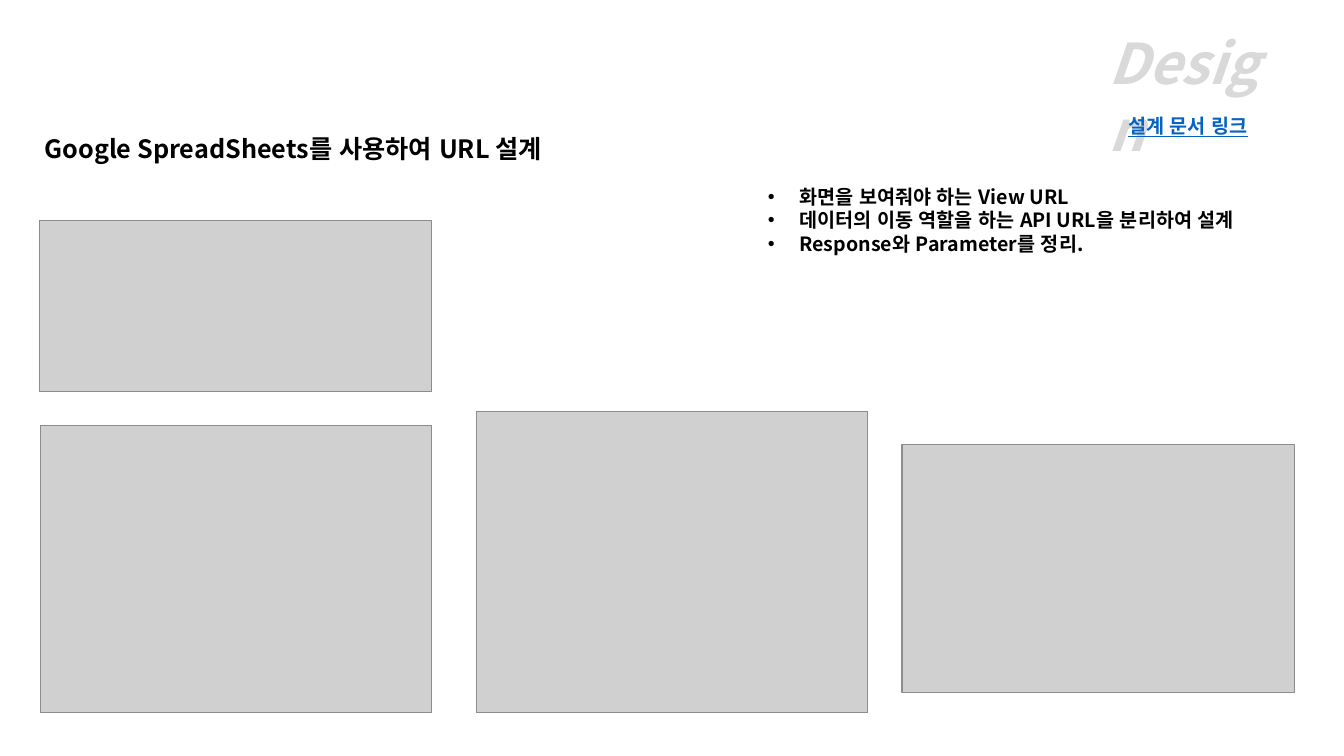
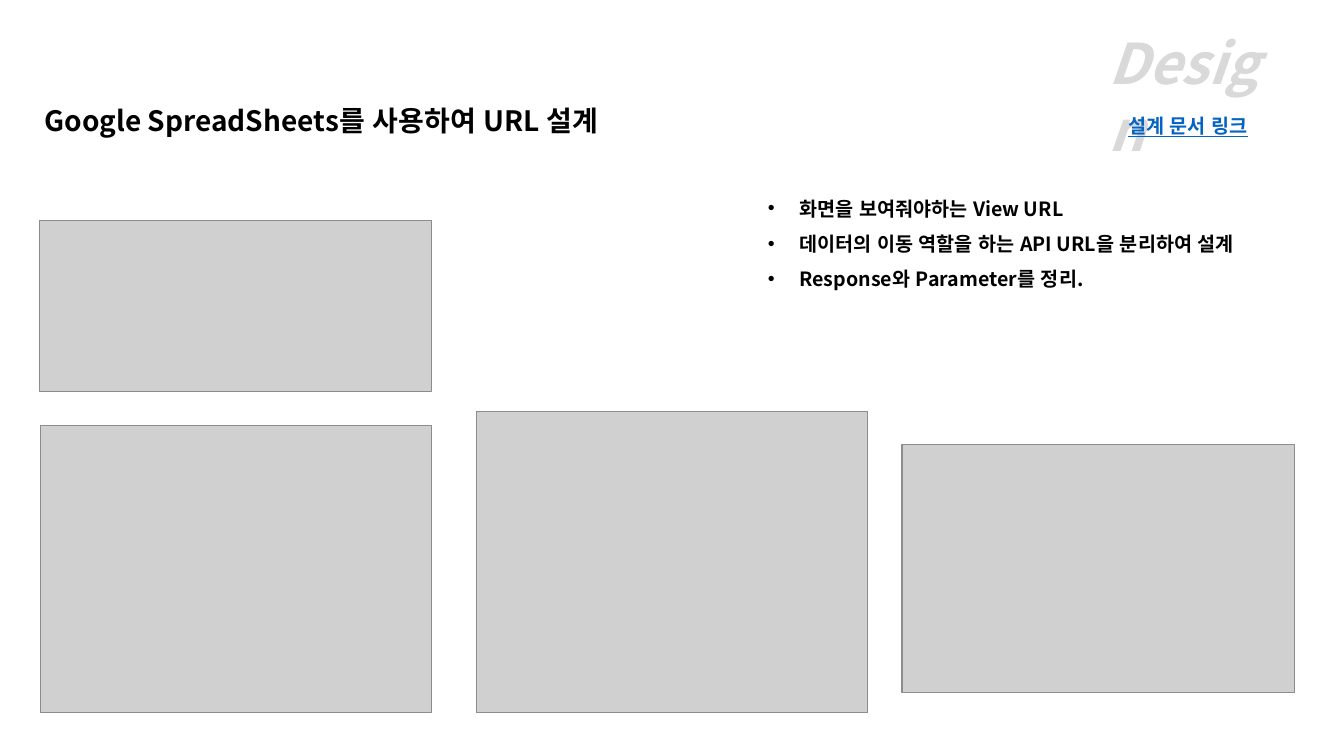
Before and after one commit to jhb0430/nunubooks, a slide deck: slide 6 of nunubooks 포트폴리오.pptx. Drawn at 1344x756 pixels with LibreOffice and Linux fonts; fonts in the diff are those of the drawing; grey boxes stand for pictures. Boxes give left, top, right and bottom in pixels: in the first picture for what was removed or moved away, otherwise in the second. Text is boxed around its words. In the diff, an @@ line names an element or a change of style, - is before the commit and + after.

```diff
--- a/nunubooks 포트폴리오.pptx
+++ b/nunubooks 포트폴리오.pptx
@@ text "Google SpreadSheets를 사용하여 URL 설계": place and size @@
-text "Google SpreadSheets를 사용하여 URL 설계" at bbox=[44, 137, 541, 164]
+text "Google SpreadSheets를 사용하여 URL 설계" at bbox=[44, 107, 598, 138]
@@ text "Google SpreadSheets를 사용하여 URL 설계" at bbox=[44, 107, 598, 138]: size 18 to 20 pt @@
@@ text at bbox=[799, 199, 1063, 218]: text changed @@
-• 화면을 보여줘야 하는 View URL
+• 화면을 보여줘야하는 View URL
@@ text at bbox=[799, 234, 1234, 291]: line spacing 1 to 1.5 @@
```
Also in this commit, not shown: 12 other slides changed, 3 slides added, 1 other file.
